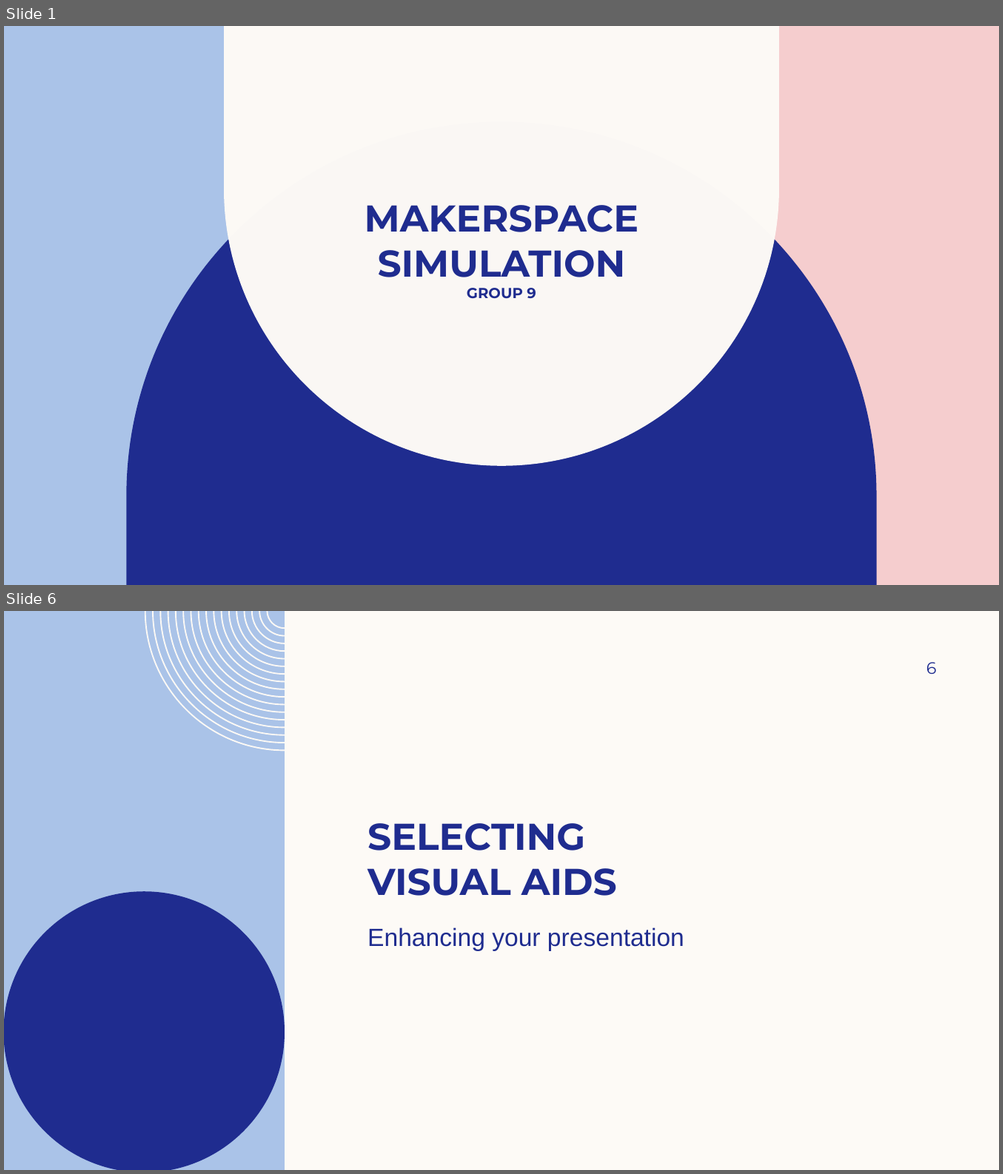
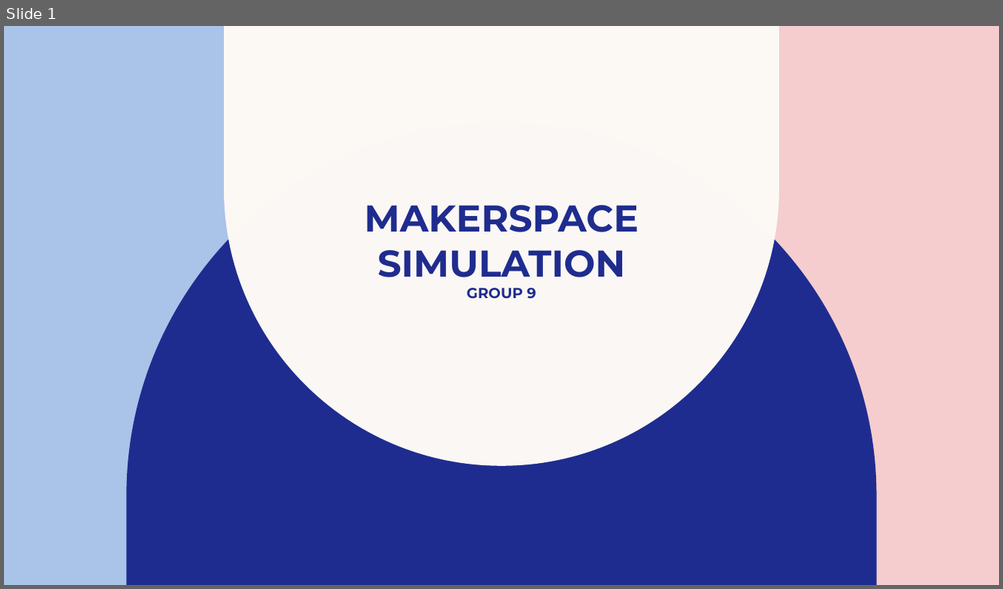
Before and after one commit to DanellSerik/Simulations_Project, a slide deck: Makerspace_Simulation.pptx. Shown one above the other, each under a label of ours: slides 1 and 6 before the commit, slide 1 after it; the slides between them are not shown. The pictures are 1003x1174 and 1003x589 pixels, drawn with LibreOffice and Linux fonts; fonts in the diff are those of the drawing; background and template pictures are left out. Boxes give left, top, right and bottom in pixels: in the first picture for what was removed or moved away, otherwise in the second. Text is boxed around its words. In the diff, an @@ line names an element or a change of style, - is before the commit and + after.

```diff
--- a/Makerspace_Simulation.pptx
+++ b/Makerspace_Simulation.pptx
@@ slide 6 removed at (4, 611, 999, 1170), background #FDFAF6 @@
@@ freeform shape removed at (4, 611, 284, 1170) @@
@@ freeform shape removed at (145, 611, 284, 752) @@
@@ page number removed at (926, 662, 936, 674) @@
-6
@@ title removed at (367, 823, 617, 896) @@
-SELECTING
-VISUAL AIDS
@@ freeform shape removed at (4, 891, 284, 1170) @@
@@ text removed at (367, 928, 684, 951) @@
-Enhancing your presentation
```
Also in this commit, not shown: 3 slides added, 11 other slides removed.
